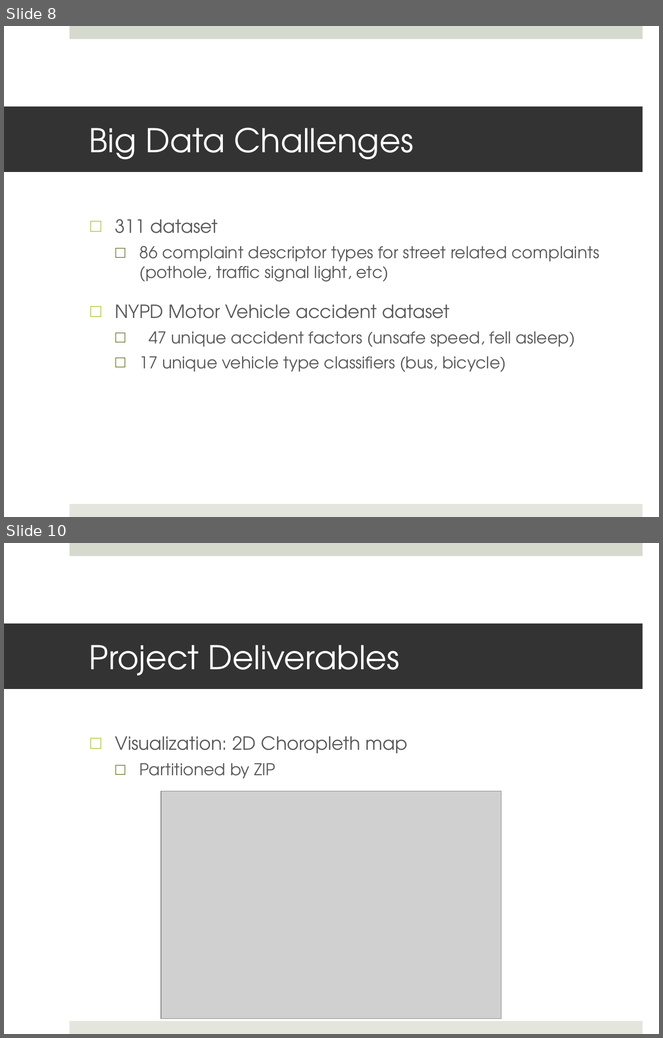
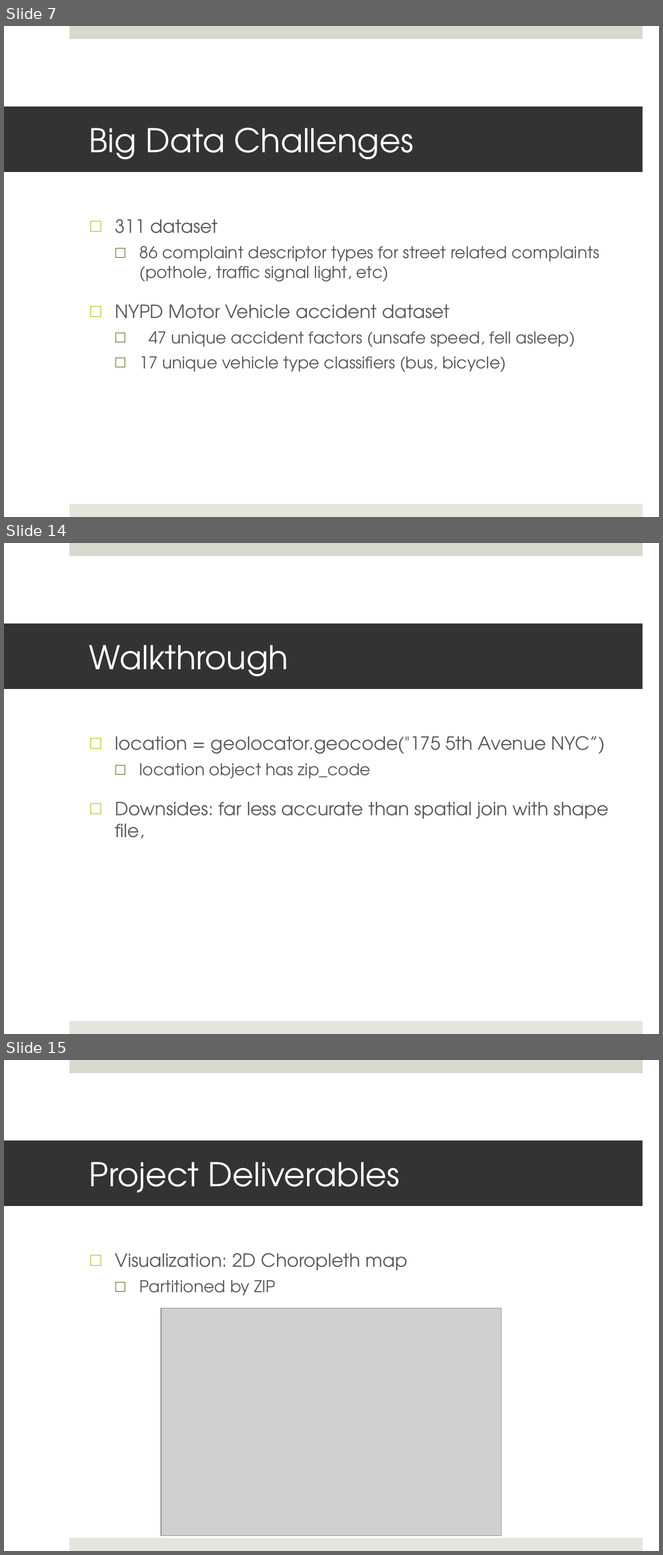
Before and after one commit to JKasakyan/BDM-Final-Project, a slide deck: Documents/Kasakyan_James_Proposal_Final_Presentation.pptx. Shown one above the other, each under a label of ours: slides 8 and 10 before the commit, slides 7, 14 and 15 after it; the slides between them are not shown. The pictures are 663x1038 and 663x1555 pixels, drawn with LibreOffice and Linux fonts; fonts in the diff are those of the drawing; grey boxes stand for pictures. Boxes give left, top, right and bottom in pixels: in the first picture for what was removed or moved away, otherwise in the second. Text is boxed around its words. In the diff, an @@ line names an element or a change of style, - is before the commit and + after.

```diff
--- a/Documents/Kasakyan_James_Proposal_Final_Presentation.pptx
+++ b/Documents/Kasakyan_James_Proposal_Final_Presentation.pptx
@@ slide 14 added at (4,543,659,1034), background #FFFFFF; not listed: 2 template elements that a slide beside it also shows @@
@@ title added at (4,624,643,689), fill #333333, 36 pt, text #FFFFFF @@
+Walkthrough
@@ text added at (115,736,609,839), 20 pt, text #595959 @@
+□ location = geolocator.geocode("175 5th Avenue NYC”)
+  □ location object has zip_code
+□ Downsides: far less accurate than spatial join with shape file,
@@ what was slide 8 is now slide 7 @@
@@ what was slide 10 is now slide 15 @@
```
Also in this commit, not shown: 1 slide changed, 5 other slides added, 1 slide removed, 1 other file.
